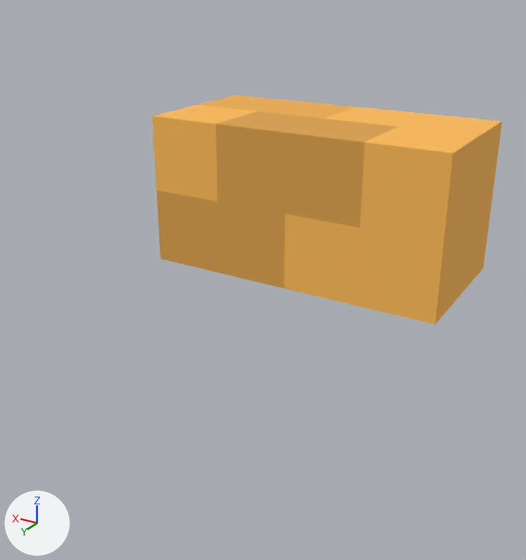
An edit to the OBJ model Assets/_project/Models/Character/gladiator-11.obj, drawn before and after from the same camera.
The view is the same before and after, from a camera (50 mm lens) standing at (-0.417, 0.848, 0.379) and looking at (0.035, 0.095, 0.002). The lights are fixed; the arrows at lower left show +X, +Y and +Z. Where no turn or scale is listed for an object, it has been applied to the vertices. Vertices at the same position are counted once.

The first picture shows 'Untitled'.
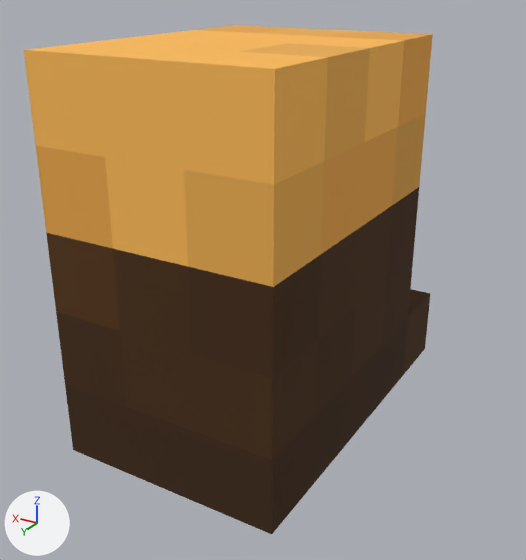
Location of each change, (x1, y1, x2, y2) in pixels of the pictures (526 x 560 px):
'Untitled', reshaped (17% wider, 122% taller)
    before: (152, 95, 502, 324)
    after: (24, 25, 433, 534)

Edits to the bpy script that builds the scene:
```text
Change me_untitled:
    used by ob_untitled; location = (0.0, 0.0, 0.0)
    remove me_untitled.from_pydata(...)  # 29 vertices, 54 faces; spans x -0.2..0.2, y -0.1..0.1, z 0.0..0.2
    add me_untitled.from_pydata(...)  # 74 vertices, 144 faces; spans x -0.1..0.2, y -0.2..0.3, z -0.2..0.3
    me_untitled part 1
    15 vertices are removed from x -0.2..0.2, y -0.1..0.1, z 0.0..0.2
    47 faces are deleted
    1 vertex moves from x -0.1, y -0.1, z 0.0 to x 0.0, y -0.1, z -0.1
    18 vertices are added at x -0.1..0.2, y -0.2..0.3, z -0.2..0.3
    5 new vertices lie (0.0, 0.0, 0.1) away from vertices in x -0.1..0.2, y -0.1..0.1, z 0.1..0.2
    7 new vertices lie (0.1, 0.0, 0.0) away from vertices in x -0.1..0.0, y -0.1..0.1, z 0.0..0.3
    7 new vertices lie (0.0, 0.1, 0.0) away from vertices in x -0.1..0.2, y -0.1..0.1, z 0.0..0.3
    8 new vertices lie (0.0, 0.1, -0.1) away from vertices in x -0.1..0.2, y -0.1..0.2, z 0.0..0.3
    5 new vertices lie (0.0, 0.0, -0.1) away from vertices in x -0.1..0.2, y -0.1..0.3, z -0.1..0.1
    5 new vertices lie (0.0, -0.1, 0.0) away from vertices in x -0.1..0.2, y -0.1..0.1, z -0.1..0.3
    5 new vertices lie (-0.1, 0.0, 0.0) away from vertices in x -0.1..0.2, y -0.1..0.3, z -0.1..0.2
    137 new faces join them
```
